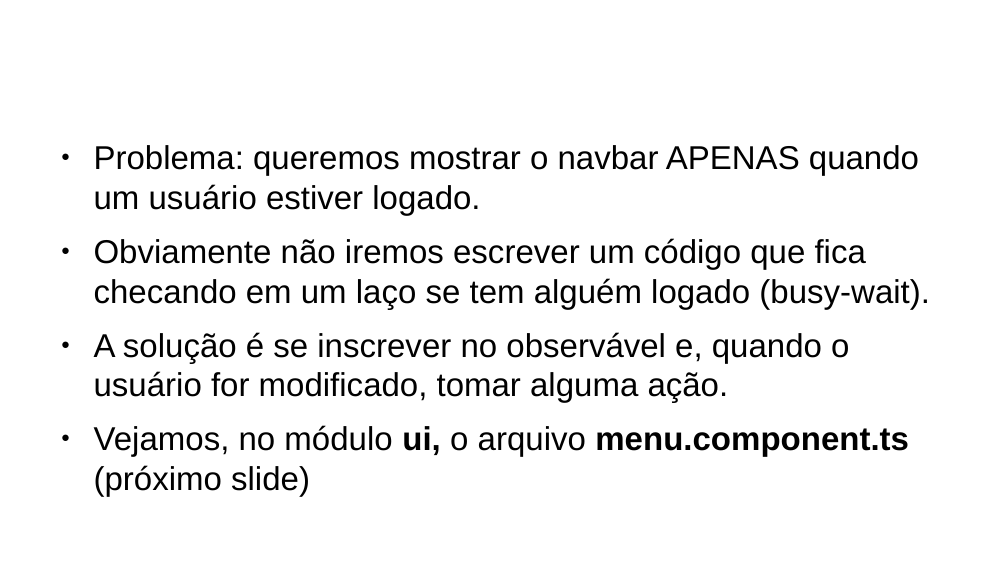
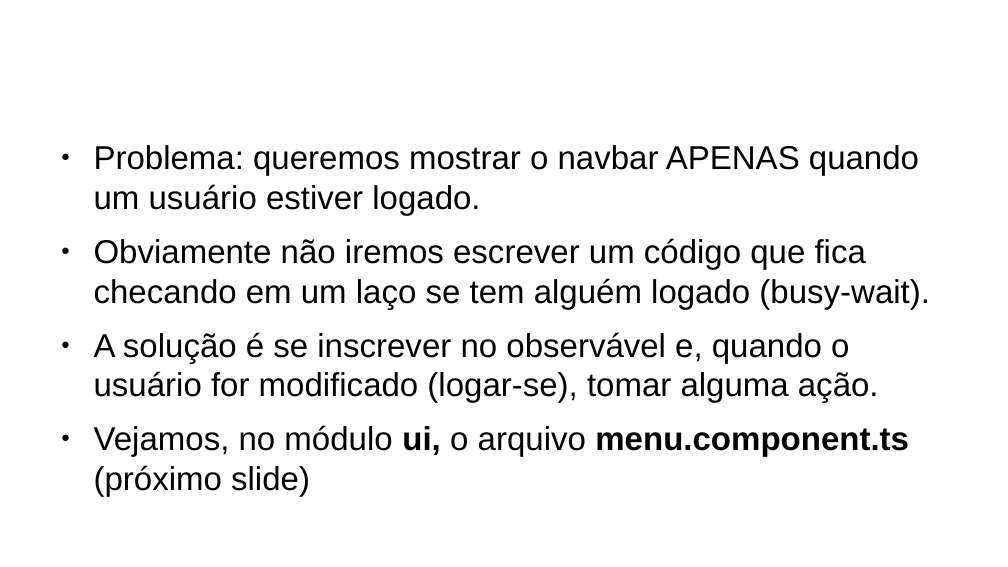
Before and after one commit to CCastro01/PIW-2019_1, a slide deck: slide 57 of SLIDES/14 - Refatoração do Projeto CRUD.odp (slide 56 before the commit). Drawn at 1008x567 pixels with LibreOffice and Linux fonts; fonts in the diff are those of the drawing; background and template pictures are left out. Boxes give left, top, right and bottom in pixels: in the first picture for what was removed or moved away, otherwise in the second. Text is boxed around its words. In the diff, an @@ line names an element or a change of style, - is before the commit and + after.

```diff
--- a/SLIDES/14 - Refatoração do Projeto CRUD.odp
+++ b/SLIDES/14 - Refatoração do Projeto CRUD.odp
@@ text at (94,332,879,403): text changed @@
-● A solução é se inscrever no observável e, quando o usuário for modificado, tomar alguma ação.
+● A solução é se inscrever no observável e, quando o usuário for modificado (logar-se), tomar alguma ação.
```
Also in this commit, not shown: 23 other slides changed, 1 slide added, 27 other files.
